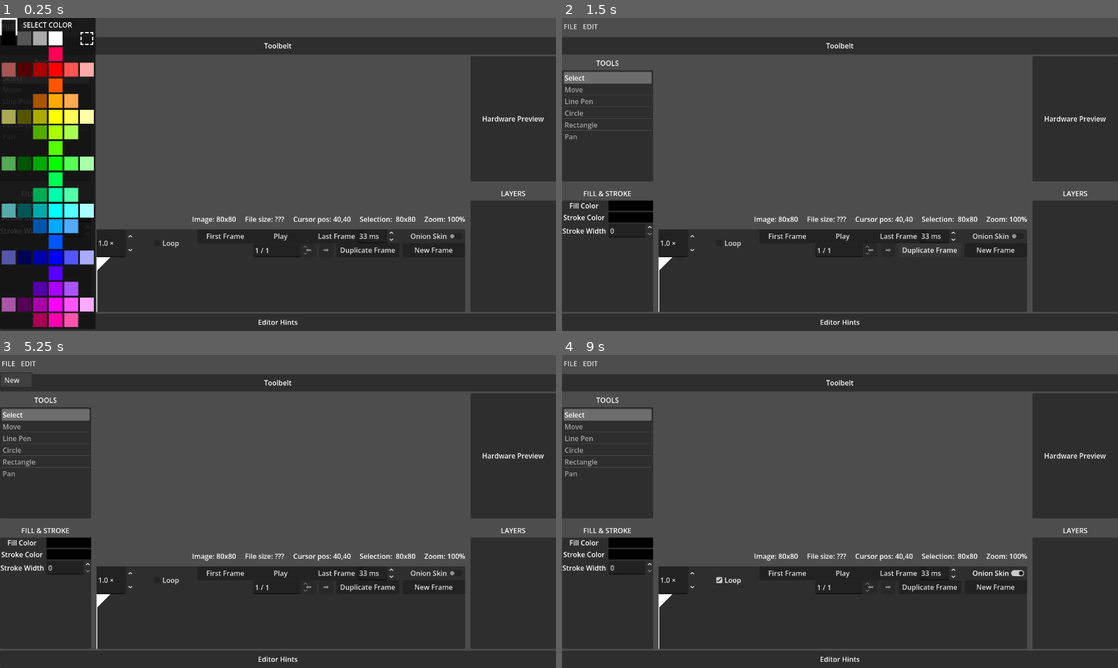
Above: before the commit, frames 1-4 (two rows, left to right).
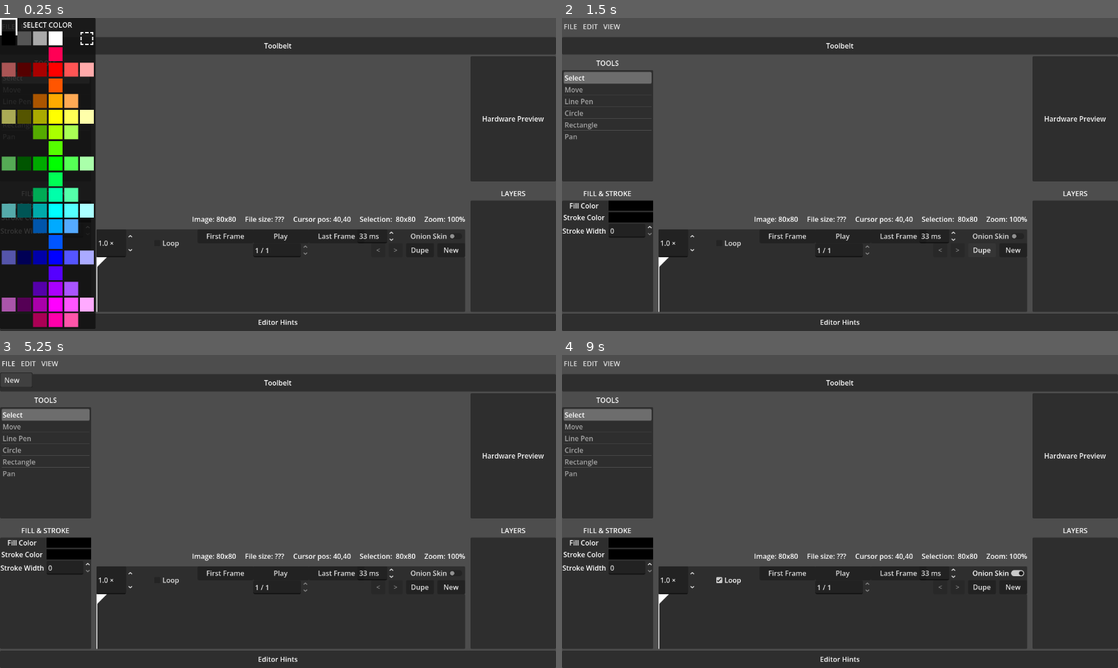
Above: after the commit, the same moments.

Repository: erlog135/Ripple
Game: Godot game, scene res://scenes/Editor.tscn
The game is run twice, just before and just after one commit, with the same random seed, the same clock (stepped at 60 frames per second) and the same inputs.
Inputs (mouse positions are in pixels of both pictures, inside the frame that each line leads up to):
- Up to frame 1 (0.25 s): no input
- Up to frame 2 (1.5 s): click (612, 27) at 0.5 s, where only the run after the commit has a clickable "VIEW"; click "Duplicate Frame" (after the commit: "Dupe") at 1.25 s
- Up to frame 3 (5.25 s): click "Play" at 2 s; click "Play" at 2.75 s; click "New Frame" (after the commit: "New") at 3.5 s; click "New Frame" (after the commit: "New") at 4.25 s; click "FILE" at 5 s
- Up to frame 4 (9 s): click "EDIT" at 5.75 s; click "Loop" at 6.5 s; click "Last Frame" at 7.25 s; click "First Frame" at 8 s; click "Onion Skin" at 8.75 s

The runs differ from the first frame. In frame 1, 0.2% of the frame differs, in the area x 17-83%, y 72-81%; in frame 2, 0.3%, in the area x 7-83%, y 2-81%; in frame 3, 0.2%; in frame 4, 0.2%.

Commit message:
prep for raster mode

Diff:
--- a/managers/editor_state.gd
+++ b/managers/editor_state.gd
@@ -14,6 +14,7 @@
 signal timeline_zoom_changed
 signal line_pen_hover_changed()
 signal playback_state_changed(playing: bool)
+signal render_mode_changed(mode: RenderMode)
 
 const ZOOM_STEP := 0.1
 const MIN_ZOOM  := 0.2
@@ -28,7 +29,10 @@
 	PAN
 }
 
+enum RenderMode { VECTOR, RASTER }
+
 var active_tool: Tool = Tool.SELECT
+var render_mode: RenderMode = RenderMode.VECTOR
 var current_frame: int = 0
 ## Timeline strip horizontal scale (pixels per ms).
 var timeline_zoom: float = 1.0
@@ -167,6 +171,12 @@
 	active_tool = tool
 	tool_changed.emit(tool)
 
+func set_render_mode(mode: RenderMode) -> void:
+	if render_mode == mode:
+		return
+	render_mode = mode
+	render_mode_changed.emit(render_mode)
+
 func zoom_in(screen_pos: Vector2) -> void:
 	var factor := 1.0 + ZOOM_STEP
 	current_zoom = clamp(current_zoom * factor, MIN_ZOOM, MAX_ZOOM)
--- /dev/null
+++ b/managers/render_manager.gd
@@ -0,0 +1,40 @@
+extends Node
+
+signal preview_updated
+
+# Key: DrawCommandImage.get_instance_id(), Value: ImageTexture.
+# Keying by instance ID rather than frame index means reordering frames never
+# invalidates the wrong cache entries.
+var _frame_cache: Dictionary = {}
+var _rasterizer := Rasterizer.new()
+
+func _ready() -> void:
+	ProjectData.data_changed.connect(_on_data_changed)
+
+func _on_data_changed(_by_user: bool) -> void:
+	# Only the active frame could have changed, so only its cache entry is stale.
+	var img := ProjectData.get_current_image()
+	if img:
+		_frame_cache.erase(img.get_instance_id())
+	preview_updated.emit()
+
+## Returns a cached ImageTexture for the given frame index, rendering it on first request.
+func get_frame_texture(frame_index: int) -> ImageTexture:
+	var seq := ProjectData.current_sequence
+	if seq == null or frame_index < 0 or frame_index >= seq.frames.size():
+		return null
+
+	var image_data: DrawCommandImage = seq.frames[frame_index]
+	var id := image_data.get_instance_id()
+
+	if _frame_cache.has(id):
+		return _frame_cache[id]
+
+	var tex := _rasterizer.render(image_data)
+	_frame_cache[id] = tex
+	return tex
+
+## Drops every cached texture and notifies listeners to redraw.
+func invalidate_all() -> void:
+	_frame_cache.clear()
+	preview_updated.emit()
--- a/project.godot
+++ b/project.godot
@@ -24,6 +24,7 @@
 UIManager="*uid://o2vslngr0bbm"
 ClipboardManager="*uid://40e3oifkfdw"
 HistoryManager="*uid://dexaqhg00kjjs"
+RenderManager="*res://managers/render_manager.gd"
 
 [display]
 
--- a/scenes/interface/TopMenuBar.tscn
+++ b/scenes/interface/TopMenuBar.tscn
@@ -24,3 +24,8 @@
 layout_mode = 2
 text = "EDIT"
 switch_on_hover = true
+
+[node name="View" type="MenuButton" parent="HBoxContainer" unique_id=3847291056]
+layout_mode = 2
+text = "VIEW"
+switch_on_hover = true
--- a/scenes/interface/aux_windows/AnimatorWindow.tscn
+++ b/scenes/interface/aux_windows/AnimatorWindow.tscn
@@ -131,12 +131,12 @@
 anchor_left = 1.0
 anchor_right = 1.0
 anchor_bottom = 1.0
-offset_left = -296.0
-offset_top = 32.0
-offset_right = -152.0
-grow_horizontal = 0
-grow_vertical = 2
-text = "Duplicate Frame"
+offset_left = -136.0
+offset_top = 32.0
+offset_right = -72.0
+grow_horizontal = 0
+grow_vertical = 2
+text = "Dupe"
 
 [node name="MoveFrameRightButton" type="Button" parent="PlaybackPanel" unique_id=1650776147]
 layout_mode = 1
@@ -144,12 +144,12 @@
 anchor_left = 1.0
 anchor_right = 1.0
 anchor_bottom = 1.0
-offset_left = -336.0
-offset_top = 32.0
-offset_right = -304.0
-grow_horizontal = 0
-grow_vertical = 2
-text = "➡️"
+offset_left = -176.0
+offset_top = 32.0
+offset_right = -144.0
+grow_horizontal = 0
+grow_vertical = 2
+text = ">"
 
 [node name="MoveFrameLeftButton" type="Button" parent="PlaybackPanel" unique_id=1369569173]
 layout_mode = 1
@@ -157,12 +157,12 @@
 anchor_left = 1.0
 anchor_right = 1.0
 anchor_bottom = 1.0
-offset_left = -376.0
-offset_top = 32.0
-offset_right = -344.0
-grow_horizontal = 0
-grow_vertical = 2
-text = "⬅️"
+offset_left = -216.0
+offset_top = 32.0
+offset_right = -184.0
+grow_horizontal = 0
+grow_vertical = 2
+text = "<"
 
 [node name="NewFrameButton" type="Button" parent="PlaybackPanel" unique_id=667664672]
 layout_mode = 1
@@ -170,11 +170,11 @@
 anchor_left = 1.0
 anchor_right = 1.0
 anchor_bottom = 1.0
-offset_left = -144.0
-offset_top = 32.0
-grow_horizontal = 0
-grow_vertical = 2
-text = "New Frame"
+offset_left = -64.0
+offset_top = 32.0
+grow_horizontal = 0
+grow_vertical = 2
+text = "New"
 
 [node name="FramesPanel" type="Panel" parent="." unique_id=1783542036]
 layout_mode = 1
@@ -203,8 +203,8 @@
 [node name="Playhead" type="Node2D" parent="FramesPanel" unique_id=1758445357]
 
 [node name="GrabPoint" type="TextureRect" parent="FramesPanel/Playhead" unique_id=492421025]
-offset_right = 32.0
-offset_bottom = 32.0
+offset_right = 24.0
+offset_bottom = 24.0
 texture = ExtResource("2_sgg8o")
 expand_mode = 1
 
--- a/scenes/interface/aux_windows/animator_window.gd
+++ b/scenes/interface/aux_windows/animator_window.gd
@@ -177,13 +177,18 @@
 		return
 	var insert_at := mini(EditorState.current_frame + 1, seq.frames.size())
 	HistoryManager.commit(AddFrameAction.new(insert_at))
+	EditorState.set_current_frame(insert_at)
 
 
 func _on_duplicate_frame_pressed() -> void:
 	var seq := ProjectData.current_sequence
 	if seq == null or seq.frames.is_empty():
 		return
-	HistoryManager.commit(DuplicateFrameAction.new(EditorState.current_frame))
+	var src := EditorState.current_frame
+	if src < 0 or src >= seq.frames.size():
+		return
+	HistoryManager.commit(DuplicateFrameAction.new(src))
+	EditorState.set_current_frame(src + 1)
 
 
 func _on_first_frame_pressed() -> void:
--- a/scenes/interface/document.gd
+++ b/scenes/interface/document.gd
@@ -1,15 +1,26 @@
 extends Node2D
 
 var _vector_canvas: Node2D
+var _raster_sprite: Sprite2D
 
 func _ready() -> void:
 	_vector_canvas = Node2D.new()
 	_vector_canvas.name = "VectorCanvas"
 	add_child(_vector_canvas)
 
+	_raster_sprite = Sprite2D.new()
+	_raster_sprite.name = "RasterSprite"
+	_raster_sprite.centered = false
+	_raster_sprite.texture_filter = CanvasItem.TEXTURE_FILTER_NEAREST
+	add_child(_raster_sprite)
+
+	_apply_render_mode()
+
 	ProjectData.data_changed.connect(_on_data_changed)
 	EditorState.current_frame_changed.connect(_on_current_frame_changed)
 	EditorState.drag_updated.connect(_on_drag_updated)
+	EditorState.render_mode_changed.connect(_on_render_mode_changed)
+	RenderManager.preview_updated.connect(_on_preview_updated)
 	_render_current_image()
 
 func _on_data_changed(_by_user: bool) -> void:
@@ -21,7 +32,27 @@
 func _on_drag_updated(_offset: Vector2, _dragging: bool) -> void:
 	_render_current_image()
 
+func _on_render_mode_changed(_mode: EditorState.RenderMode) -> void:
+	_apply_render_mode()
+	_render_current_image()
+
+func _on_preview_updated() -> void:
+	if EditorState.render_mode == EditorState.RenderMode.RASTER:
+		_render_raster()
+
+func _apply_render_mode() -> void:
+	var is_raster := EditorState.render_mode == EditorState.RenderMode.RASTER
+	_vector_canvas.visible = not is_raster
+	_raster_sprite.visible = is_raster
+
 func _render_current_image() -> void:
+	match EditorState.render_mode:
+		EditorState.RenderMode.VECTOR:
+			_render_vector()
+		EditorState.RenderMode.RASTER:
+			_render_raster()
+
+func _render_vector() -> void:
 	for child in _vector_canvas.get_children():
 		child.queue_free()
 
@@ -31,6 +62,9 @@
 
 	for cmd_idx in range(image.commands.size()):
 		_draw_command(image.commands[cmd_idx], cmd_idx)
+
+func _render_raster() -> void:
+	_raster_sprite.texture = RenderManager.get_frame_texture(EditorState.current_frame)
 
 func _draw_command(cmd: DrawCommand, cmd_idx: int) -> void:
 	if cmd.hidden:
--- a/scenes/interface/top_menu_bar.gd
+++ b/scenes/interface/top_menu_bar.gd
@@ -12,14 +12,14 @@
 	{"Deselect": EditorState.deselect_all}
 ]
 
-# Called when the node enters the scene tree for the first time.
+var view_items = [
+	{"Vector Mode": func(): EditorState.set_render_mode(EditorState.RenderMode.VECTOR)},
+	{"Raster Preview": func(): EditorState.set_render_mode(EditorState.RenderMode.RASTER)},
+]
+
 func _ready() -> void:
 	populate_menus()
 
-
-# Called every frame. 'delta' is the elapsed time since the previous frame.
-func _process(delta: float) -> void:
-	pass
 
 # Helper to setup a popup with items and functions
 func populate_popup_with_items(popup: PopupMenu, items: Array) -> void:
@@ -36,3 +36,4 @@
 func populate_menus() -> void:
 	populate_popup_with_items($HBoxContainer/File.get_popup(), file_items)
 	populate_popup_with_items($HBoxContainer/Edit.get_popup(), edit_items)
+	populate_popup_with_items($HBoxContainer/View.get_popup(), view_items)
--- /dev/null
+++ b/tools/rasterizer.gd
@@ -0,0 +1,18 @@
+class_name Rasterizer
+
+const BYTES_PER_PIXEL := 4  # RGBA8
+
+## Renders a DrawCommandImage into an ImageTexture using a PackedByteArray framebuffer.
+## Currently returns a blank white texture; rasterization logic will be added later.
+func render(image_data: DrawCommandImage) -> ImageTexture:
+	var w := image_data.bounds.x
+	var h := image_data.bounds.y
+	if w <= 0 or h <= 0:
+		return null
+
+	var framebuffer := PackedByteArray()
+	framebuffer.resize(w * h * BYTES_PER_PIXEL)
+	framebuffer.fill(0xFF)  # blank white, fully opaque
+
+	var img := Image.create_from_data(w, h, false, Image.FORMAT_RGBA8, framebuffer)
+	return ImageTexture.create_from_image(img)
Not shown, added: managers/render_manager.gd.uid
Not shown, added: tools/rasterizer.gd.uid
